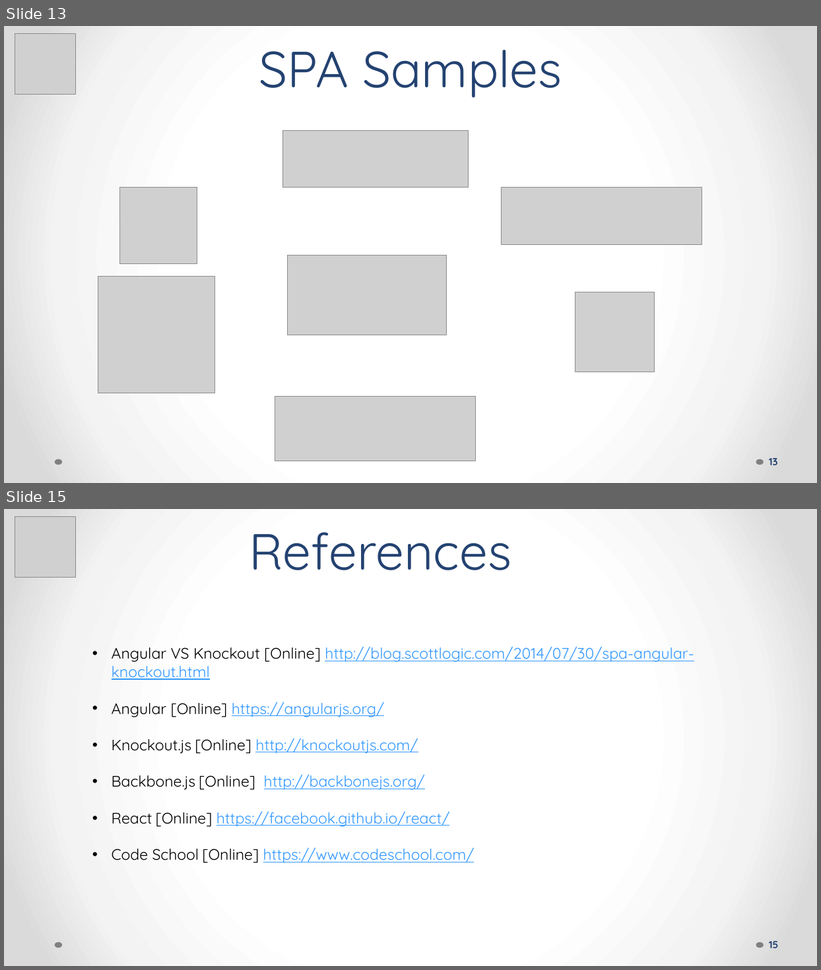
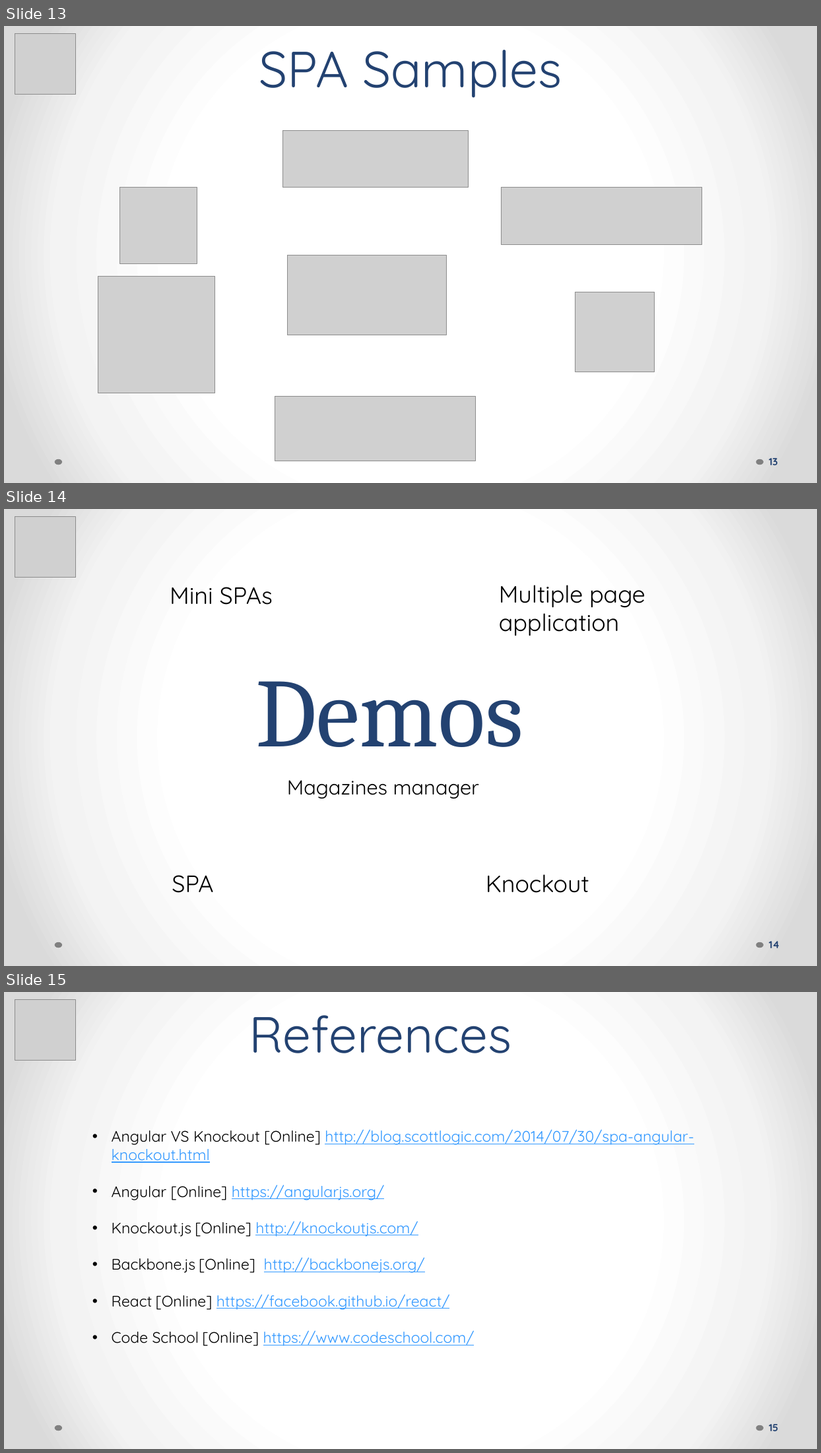
Before and after one commit to monica85rodrigues/presentation-iscte-thepowerofspa, a slide deck: The power of SPA - ISCTE.pptx. Shown one above the other, each under a label of ours: slides 13 and 15 before the commit, slides 13, 14 and 15 after it; the slides between them are not shown. The pictures are 821x970 and 821x1453 pixels, drawn with LibreOffice and Linux fonts; fonts in the diff are those of the drawing; grey boxes stand for pictures. Boxes give left, top, right and bottom in pixels: in the first picture for what was removed or moved away, otherwise in the second. Text is boxed around its words. In the diff, an @@ line names an element or a change of style, - is before the commit and + after.

```diff
--- a/The power of SPA - ISCTE.pptx
+++ b/The power of SPA - ISCTE.pptx
@@ slide 14 added at box(4, 509, 817, 966), background gradient #FFFFFF to #F4F4F4 to #DADADA; not listed: 2 template elements that a slide beside it also shows @@
@@ picture added at box(15, 517, 76, 578) @@
@@ text added at box(170, 587, 273, 605), 28 pt, text #000000 @@
+Mini SPAs
@@ text added at box(499, 585, 646, 636), 28 pt, text #000000 @@
+Multiple page application
@@ text added at box(255, 681, 523, 747), 115 pt, text #234271 @@
+Demos
@@ text added at box(287, 780, 479, 799), 24 pt, text #000000 @@
+Magazines manager
@@ text added at box(172, 875, 213, 893), 28 pt, text #000000 @@
+SPA
@@ text added at box(486, 875, 589, 893), 28 pt, text #000000 @@
+Knockout
@@ page number added at box(769, 941, 780, 949), 12 pt, text #234271, bold @@
+14
```
Also in this commit, not shown: 2 slides changed, 1 slide removed.
